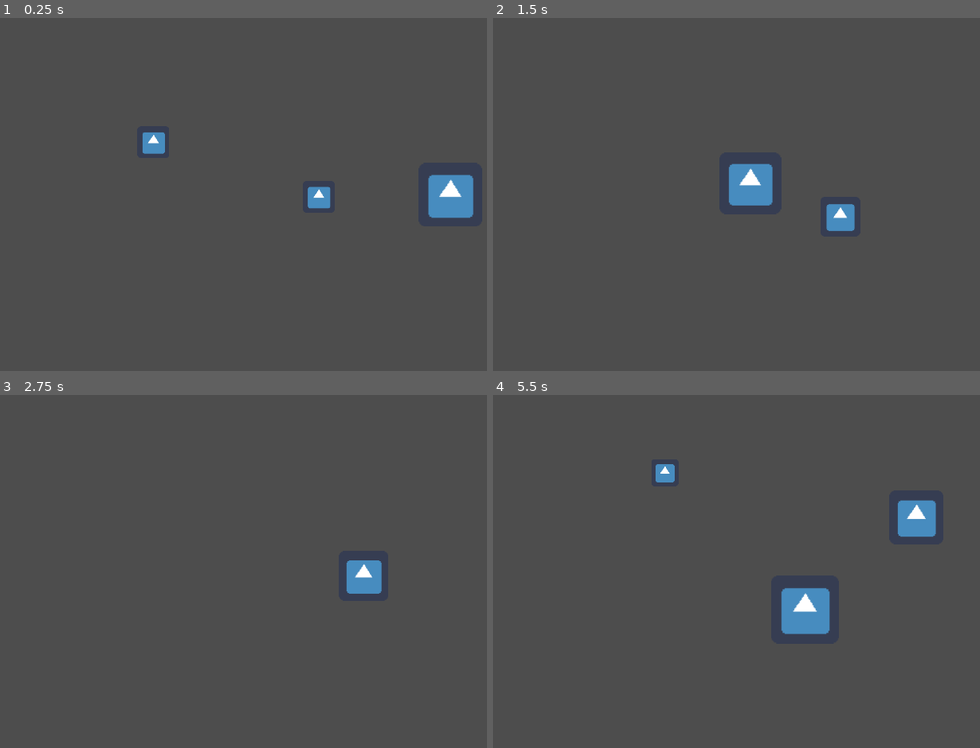
Above: before the commit, frames 1-4 (two rows, left to right).
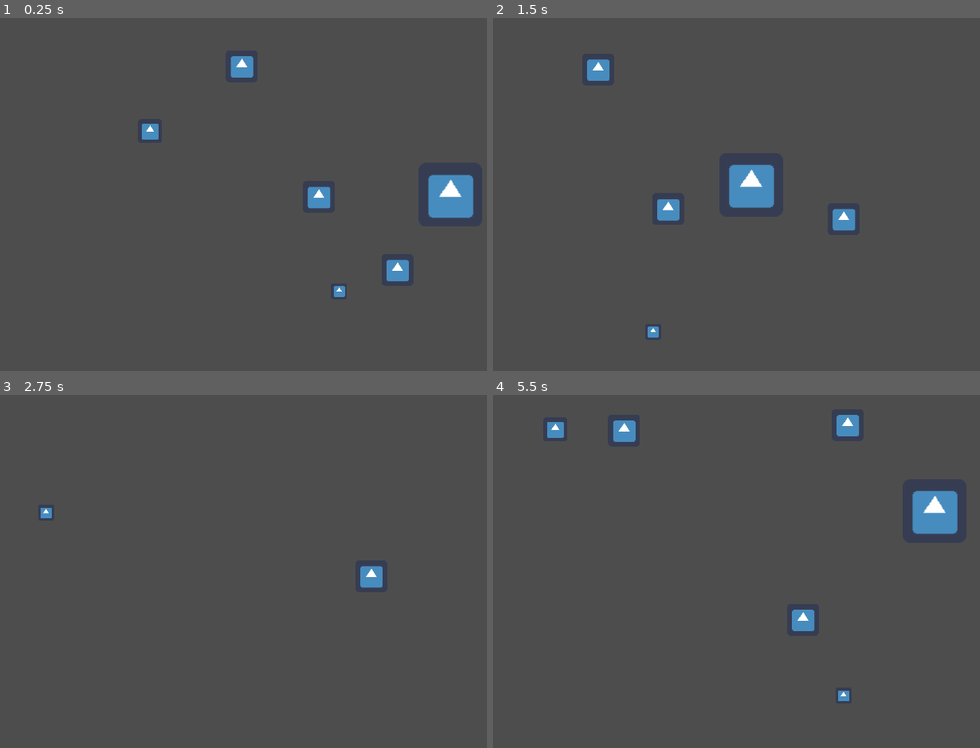
Above: after the commit, the same moments.

Repository: AlexPham0209/DishOut
Game: Godot game, scene res://src/Scenes/Scenes.tscn
The game is run twice, just before and just after one commit, with the same random seed, the same clock (stepped at 60 frames per second) and the same inputs. The project has no main scene, so this scene is started directly. The engine's default icon, where the game draws it, is replaced by a stand-in: a white triangle on a blue panel in a dark square.
Inputs:
- Up to frame 1 (0.25 s): no input
- Up to frame 2 (1.5 s): hold D (Right) 0.53-1.28 s; tap Space (Interact) at 0.6, 1.35 s; hold S (Down) from 1.28 s (still down)
- Up to frame 3 (2.75 s): release S (Down) at 2.03 s; hold D (Right) from 2.03 s (still down); tap Space (Interact) at 2.1 s
- Up to frame 4 (5.5 s): release D (Right) at 2.78 s; hold W (Up) 2.78-3.53 s; tap Space (Interact) every 0.75 s from 2.85 to 5.1 s; hold A (Left) 3.53-5.03 s; hold S (Down) from 5.03 s (still down)

The runs differ from the first frame. In frame 1, 0.9% of the frame differs, in the area x 29-84%, y 10-80%; in frame 2, 1.1%; in frame 3, 0.6%; in frame 4, 3.2%, in the area x 11-96%, y 5-87%.

Commit message:
Created basic enemy behavior

Diff:
--- a/project.godot
+++ b/project.godot
@@ -13,6 +13,10 @@
 config/name="GMTK Game Jam"
 config/features=PackedStringArray("4.3", "Forward Plus")
 config/icon="res://icon.svg"
+
+[autoload]
+
+Global="*res://src/Singleton/Global.gd"
 
 [display]
 
@@ -58,4 +62,5 @@
 [layer_names]
 
 2d_physics/layer_1="Player"
-2d_physics/layer_2="Enemy"
+2d_physics/layer_2="Eat"
+2d_physics/layer_3="Survey"
--- a/src/Scenes/Enemy.tscn
+++ b/src/Scenes/Enemy/Cell.tscn
@@ -6,7 +6,7 @@
 [sub_resource type="RectangleShape2D" id="RectangleShape2D_qq0lg"]
 size = Vector2(12, 12)
 
-[node name="Enemy" type="Node2D"]
+[node name="Cell" type="CharacterBody2D"]
 script = ExtResource("1_rcpp6")
 
 [node name="Icon" type="Sprite2D" parent="."]
--- /dev/null
+++ b/src/Scenes/Enemy/Watcher.tscn
@@ -0,0 +1,21 @@
+[gd_scene load_steps=4 format=3 uid="uid://5iaqrrp5m1ar"]
+
+[ext_resource type="PackedScene" uid="uid://bqdpfstiq5rfb" path="res://src/Scenes/Enemy/Cell.tscn" id="1_fb81a"]
+[ext_resource type="Script" path="res://src/Scripts/Watcher.gd" id="2_xkoax"]
+
+[sub_resource type="CircleShape2D" id="CircleShape2D_mctn6"]
+radius = 123.454
+
+[node name="Watcher" instance=ExtResource("1_fb81a")]
+script = ExtResource("2_xkoax")
+witness_state = 0
+
+[node name="SurveyArea" type="Area2D" parent="." index="2"]
+collision_layer = 4
+monitorable = false
+
+[node name="CollisionShape2D" type="CollisionShape2D" parent="SurveyArea" index="0"]
+shape = SubResource("CircleShape2D_mctn6")
+
+[connection signal="area_entered" from="SurveyArea" to="." method="_on_survey_area_area_entered"]
+[connection signal="area_exited" from="SurveyArea" to="." method="_on_survey_area_area_exited"]
--- a/src/Scenes/Scenes.tscn
+++ b/src/Scenes/Scenes.tscn
@@ -1,10 +1,11 @@
-[gd_scene load_steps=4 format=3 uid="uid://75jjw6yqo4ms"]
+[gd_scene load_steps=5 format=3 uid="uid://75jjw6yqo4ms"]
 
 [ext_resource type="PackedScene" uid="uid://c0utwiykrhy5g" path="res://src/Scenes/Amoeba.tscn" id="1_cemap"]
 [ext_resource type="Texture2D" uid="uid://c8022nv1f3loo" path="res://icon.png" id="2_hnk8x"]
-[ext_resource type="PackedScene" uid="uid://bqdpfstiq5rfb" path="res://src/Scenes/Enemy.tscn" id="3_xladl"]
+[ext_resource type="PackedScene" uid="uid://bqdpfstiq5rfb" path="res://src/Scenes/Enemy/Cell.tscn" id="3_xladl"]
+[ext_resource type="PackedScene" uid="uid://5iaqrrp5m1ar" path="res://src/Scenes/Enemy/Watcher.tscn" id="4_c85ah"]
 
-[node name="Scenes" type="Node2D"]
+[node name="TestScene" type="Node2D"]
 
 [node name="Icon" type="Sprite2D" parent="."]
 position = Vector2(406, 174)
@@ -12,7 +13,19 @@
 
 [node name="Enemy" parent="." instance=ExtResource("3_xladl")]
 position = Vector2(108, 121)
-total = 100
+scale = Vector2(0.75, 0.75)
+
+[node name="Enemy2" parent="." instance=ExtResource("3_xladl")]
+position = Vector2(285, 264)
+scale = Vector2(0.5, 0.5)
+
+[node name="Watcher" parent="." instance=ExtResource("4_c85ah")]
+position = Vector2(185, 45)
+witness_state = 0
+margin = Vector2(0.25, 0.25)
+distance = 64
+tolerance = 0.5
+speed = 50.0
 
 [node name="Amoeba" parent="." instance=ExtResource("1_cemap")]
 position = Vector2(274, 176)
@@ -20,3 +33,11 @@
 acceleration = 25.0
 friction = 10.0
 max_growth = 1000
+
+[node name="Watcher2" parent="." instance=ExtResource("4_c85ah")]
+position = Vector2(358, 260)
+witness_state = 2
+margin = Vector2(0.25, 0.25)
+distance = 64
+tolerance = 0.5
+speed = 50.0
--- a/src/Scripts/Amoeba.gd
+++ b/src/Scripts/Amoeba.gd
@@ -9,20 +9,18 @@
 
 @onready var camera = $Camera2D
 var growth : float
-var total : float = 0
+var total : float = 1
+
+signal notify_cells
 
 var scale_tween : Tween
 
 func _ready() -> void:
+	Global.player = self
 	growth = growth_rate
 
 func _physics_process(delta: float) -> void:
 	self.move()
-
-	#Test growth
-	if Input.is_action_just_pressed("Interact"):
-		grow(0.25)
-
 	self.move_and_slide()
 
 func move():
--- a/src/Scripts/Enemy.gd
+++ b/src/Scripts/Enemy.gd
@@ -1,13 +1,60 @@
-class_name Enemy
-extends Node2D
+class_name Cell
+extends CharacterBody2D
 
-@export var total = 0
+enum State {
+	Roaming,
+	Attacking,
+	Fleeing,
+	Death
+}
+
 @export var margin : Vector2 = Vector2(0.25, 0.25)
+@export var distance = 64
+@export var tolerance : float = 0.5
+@export var speed : float = 50
+
 var player : Amoeba = null
+var state : State = State.Roaming
+var target_position : Vector2
+
+func _ready() -> void:
+	target_position = global_position
 
 func _process(delta: float) -> void:
+	process_state()
 	if player != null and player.scale >= self.scale + margin:
-		queue_free()
+		state = State.Death
+	move_and_slide()
+
+func process_state():
+	match(state):
+		State.Roaming:
+			roaming()
+		State.Attacking:
+			attacking()
+		State.Fleeing:
+			fleeing()
+		State.Death:
+			death()
+
+func roaming():
+	var direction = (target_position - global_position).normalized()
+	self.velocity = direction * speed
+
+	#Find new target to follow
+	if is_at_target_position():
+		change_target_position()
+
+func death():
+	player.notify_cells.emit()
+	player.grow(0.5)
+	queue_free()
+
+func attacking():
+	pass
+
+func fleeing():
+	pass
 
 func _on_eat_area_area_entered(area: Area2D) -> void:
 	if area.get_parent() is not Amoeba:
@@ -17,3 +64,10 @@
 
 func _on_eat_area_area_exited(area: Area2D) -> void:
 	player = null
+
+func change_target_position():
+	var target_vector = Vector2(randf_range(-distance, distance), randf_range(-distance, distance))
+	target_position += target_vector
+
+func is_at_target_position():
+	return (target_position - global_position).length() < tolerance
--- /dev/null
+++ b/src/Scripts/Watcher.gd
@@ -0,0 +1,36 @@
+extends Cell
+
+@onready var sprite = $Icon
+@export var witness_state : State
+var chase_speed : float = 300
+
+func attacking():
+	var direction = (Global.player.global_position - self.global_position).normalized()
+	self.velocity = direction * chase_speed
+
+func fleeing():
+	var direction = (Global.player.global_position - self.global_position).normalized()
+	self.velocity = -direction * chase_speed
+
+func _on_survey_area_area_entered(area: Area2D) -> void:
+	if area.get_parent() is not Amoeba:
+		return
+
+	var player : Amoeba = area.get_parent()
+	player.notify_cells.connect(initiate_chase)
+
+
+#If it is outside of area, leave it out of callable
+func _on_survey_area_area_exited(area: Area2D) -> void:
+	if area.get_parent() is not Amoeba:
+		return
+
+	var player : Amoeba = area.get_parent()
+	player.notify_cells.disconnect(initiate_chase)
+	state = State.Roaming
+
+
+func initiate_chase():
+	print("Start Chase")
+	state = witness_state
+	sprite.modulate = Color(1, 0, 0)
--- /dev/null
+++ b/src/Singleton/Global.gd
@@ -0,0 +1,3 @@
+extends Node
+
+var player : Amoeba
